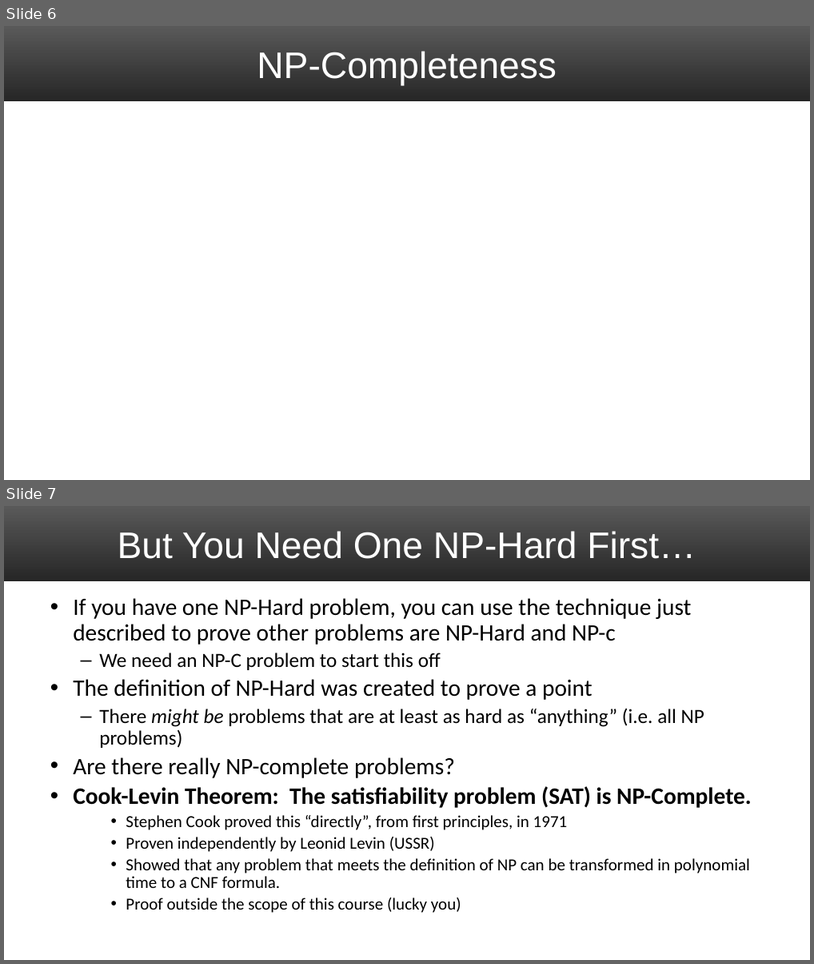
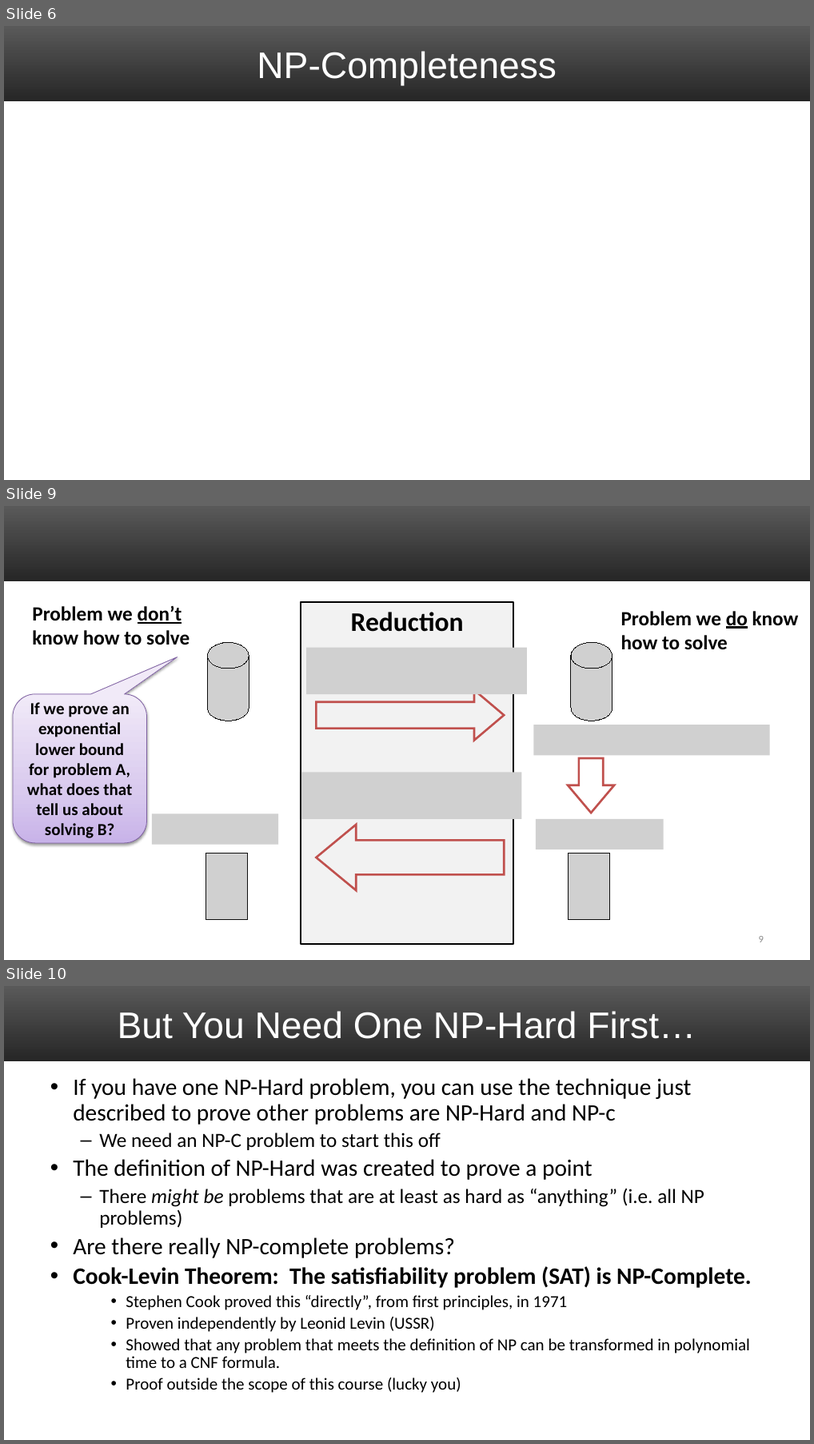
Before and after one commit to uva-cs/cs4102-f21, a slide deck: slides/npc-floryan-s21.pptx. Shown one above the other, each under a label of ours: slides 6 and 7 before the commit, slides 6, 9 and 10 after it; the slides between them are not shown. The pictures are 814x964 and 814x1444 pixels, drawn with LibreOffice and Linux fonts; fonts in the diff are those of the drawing; grey boxes stand for pictures. Boxes give left, top, right and bottom in pixels: in the first picture for what was removed or moved away, otherwise in the second. Text is boxed around its words. In the diff, an @@ line names an element or a change of style, - is before the commit and + after.

```diff
--- a/slides/npc-floryan-s21.pptx
+++ b/slides/npc-floryan-s21.pptx
@@ slide 9 added at bbox=[4, 506, 810, 960], background #FFFFFF; not listed: 1 template element that a slide beside it also shows @@
@@ text added at bbox=[32, 606, 190, 645], 24 pt, text #000000, bold @@
+Problem we don’t know how to solve
@@ rectangle added at bbox=[301, 602, 514, 944], fill #F2F2F2, outline #000000 2 pt @@
@@ text added at bbox=[351, 612, 464, 632], 32 pt, text #000000, bold @@
+Reduction
@@ text added at bbox=[622, 611, 799, 650], 24 pt, text #000000, bold @@
+Problem we do know
+how to solve
@@ picture added at bbox=[208, 642, 249, 720] @@
@@ picture added at bbox=[306, 648, 527, 694] @@
@@ picture added at bbox=[571, 642, 613, 720] @@
@@ rounded speech box added at bbox=[13, 694, 146, 843], fill gradient #C9B5E8 to #D8CBEE to #F0EAF9, outline #7D60A0 0.75 pt, 20 pt, text #000000, bold @@
+If we prove an exponential lower bound for problem A, what does that tell us about solving B?
@@ right arrow added at bbox=[316, 690, 504, 740], outline #C0504D 2.5 pt @@
@@ picture added at bbox=[534, 724, 770, 755] @@
@@ right arrow added at bbox=[568, 758, 614, 812], outline #C0504D 2.5 pt @@
@@ picture added at bbox=[302, 772, 522, 819] @@
@@ picture added at bbox=[152, 814, 279, 844] @@
@@ right arrow added at bbox=[316, 824, 504, 890], outline #C0504D 2.5 pt @@
@@ picture added at bbox=[536, 819, 664, 849] @@
@@ picture added at bbox=[206, 852, 247, 919] @@
@@ picture added at bbox=[569, 852, 610, 919] @@
@@ page number added at bbox=[759, 936, 764, 942], 12 pt, text #8C8C8C @@
+9
@@ what was slide 7 is now slide 10 @@
```
Also in this commit, not shown: 3 slides changed, 2 other slides added, 4 other files.
